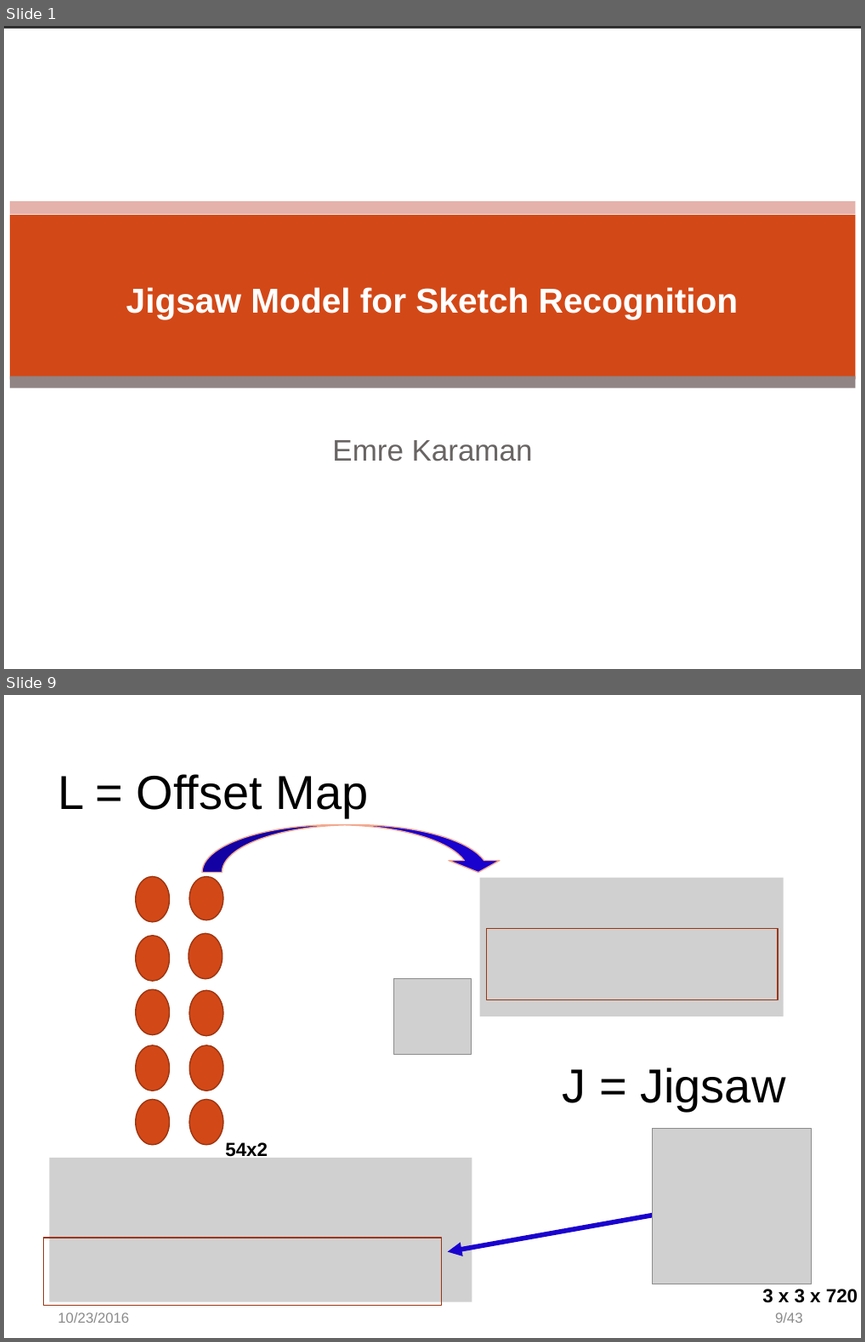
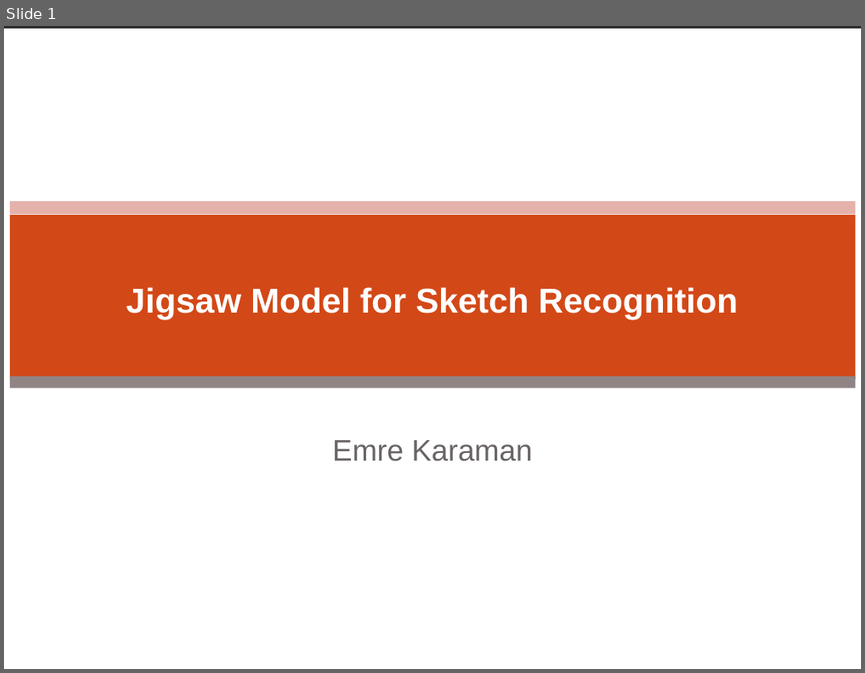
Before and after one commit to ekaraman/Research, a slide deck: jigsawSketch/Jigsaw_161026.pptx. Shown one above the other, each under a label of ours: slides 1 and 9 before the commit, slide 1 after it; the slides between them are not shown. The pictures are 865x1342 and 865x673 pixels, drawn with LibreOffice and Linux fonts; fonts in the diff are those of the drawing; grey boxes stand for pictures; background and template pictures are left out; a plain dark background stands for a picture behind light text. Boxes give left, top, right and bottom in pixels: in the first picture for what was removed or moved away, otherwise in the second. Text is boxed around its words. In the diff, an @@ line names an element or a change of style, - is before the commit and + after.

```diff
--- a/jigsawSketch/Jigsaw_161026.pptx
+++ b/jigsawSketch/Jigsaw_161026.pptx
@@ slide 9 removed at bbox=[4, 695, 861, 1338], background #FFFFFF @@
@@ title removed at bbox=[58, 774, 369, 817] @@
-L = Offset Map
@@ curved down arrow removed at bbox=[202, 824, 504, 872] @@
@@ ellipse removed at bbox=[136, 877, 170, 922] @@
@@ ellipse removed at bbox=[189, 877, 222, 920] @@
@@ picture removed at bbox=[479, 878, 783, 1016] @@
@@ ellipse removed at bbox=[136, 936, 170, 981] @@
@@ ellipse removed at bbox=[188, 933, 222, 979] @@
@@ rectangle removed at bbox=[487, 928, 778, 1000] @@
@@ ellipse removed at bbox=[136, 990, 170, 1035] @@
@@ ellipse removed at bbox=[189, 991, 222, 1036] @@
@@ picture removed at bbox=[394, 979, 471, 1054] @@
@@ ellipse removed at bbox=[136, 1045, 170, 1091] @@
@@ ellipse removed at bbox=[190, 1045, 223, 1091] @@
@@ text removed at bbox=[562, 1067, 785, 1111] @@
-J = Jigsaw
@@ ellipse removed at bbox=[136, 1100, 170, 1145] @@
@@ ellipse removed at bbox=[189, 1100, 222, 1145] @@
@@ text removed at bbox=[225, 1142, 268, 1156] @@
-54x2
@@ picture removed at bbox=[652, 1129, 812, 1285] @@
@@ picture removed at bbox=[49, 1157, 472, 1302] @@
@@ arrow removed from (669, 1212) to (448, 1251) @@
@@ rectangle removed at bbox=[43, 1237, 442, 1305] @@
@@ text removed at bbox=[762, 1288, 857, 1303] @@
-3 x 3 x 720
@@ text removed at bbox=[58, 1312, 129, 1322] @@
-10/23/2016
@@ page number removed at bbox=[775, 1312, 803, 1322] @@
-9/43
```
Also in this commit, not shown: 6 slides changed, 4 slides added, 23 other slides removed.
